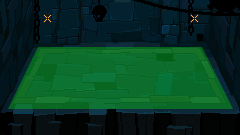
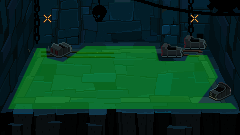
Layers edited between the first and the second 240×135 image:
painted on "Walk area" over [9, 46, 237, 109]
added layer "Layer 5" in group "View1.png" over [209, 82, 231, 101]
added layer "Layer 6 copy" in group "View1.png" over [161, 43, 184, 58]
added layer "Layer 4" in group "View1.png" over [184, 35, 207, 50]
added layer "Layer 3" in group "View1.png" over [163, 50, 203, 57]
added layer "Layer 2" in group "View1.png" over [28, 42, 72, 58]
added layer "Layer 1" in group "View1.png" over [41, 51, 115, 58]
